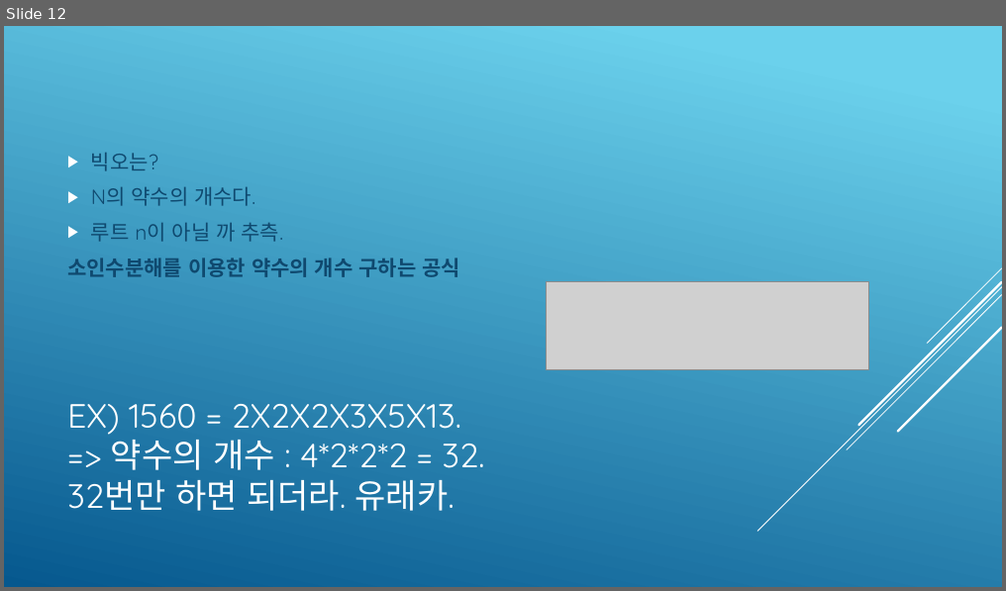
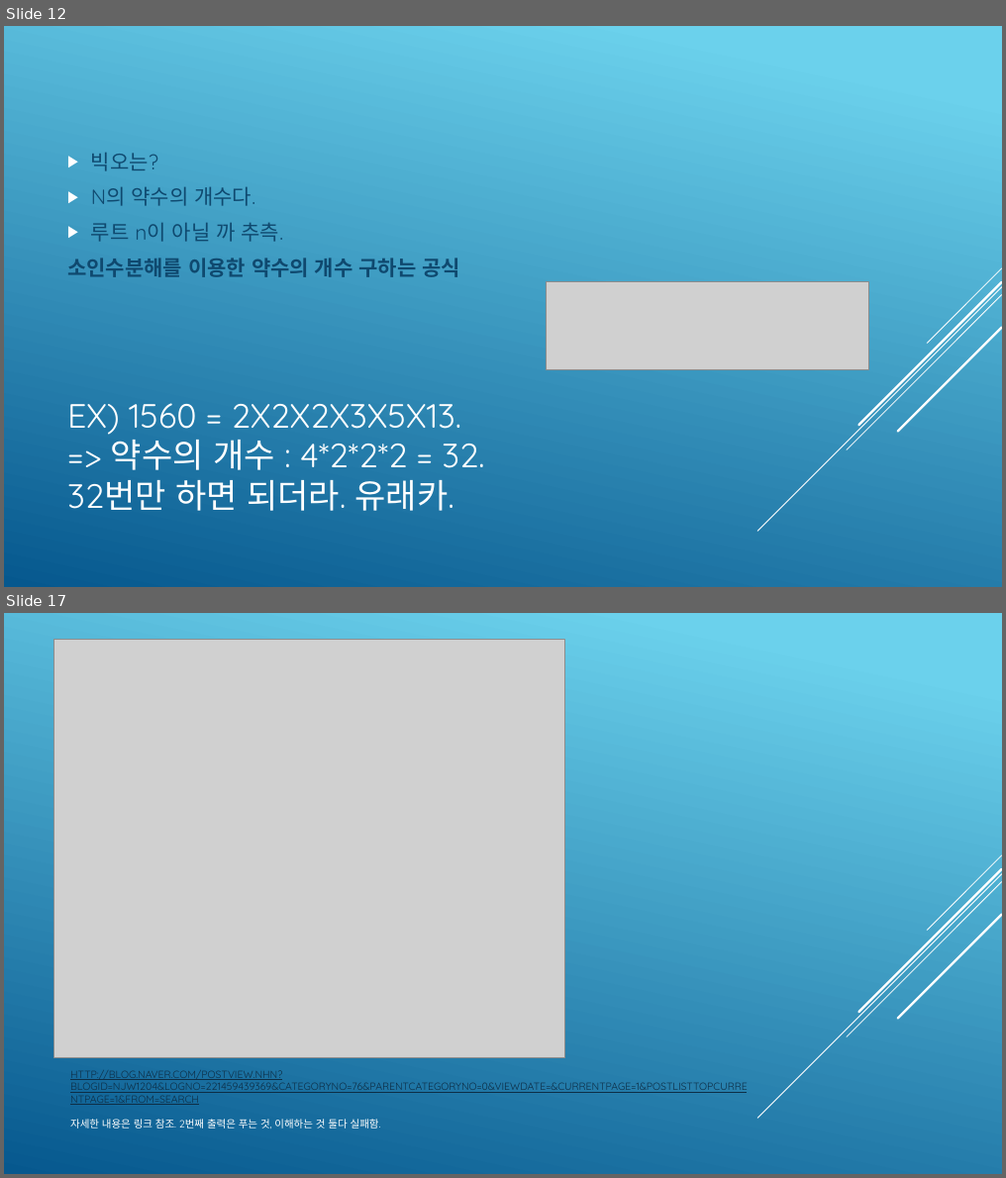
Before and after one commit to ckdgus0505/ACM, a slide deck: PPT 발표자료/UCPC_2018_예선/UCPC 2018 예선 이동석 풀이.pptx. Shown one above the other, each under a label of ours: slide 12 before the commit, slides 12 and 17 after it; the slides between them are not shown. The pictures are 1006x591 and 1006x1178 pixels, drawn with LibreOffice and Linux fonts; fonts in the diff are those of the drawing; grey boxes stand for pictures. Boxes give left, top, right and bottom in pixels: in the first picture for what was removed or moved away, otherwise in the second. Text is boxed around its words. In the diff, an @@ line names an element or a change of style, - is before the commit and + after.

```diff
--- a/PPT 발표자료/UCPC_2018_예선/UCPC 2018 예선 이동석 풀이.pptx
+++ b/PPT 발표자료/UCPC_2018_예선/UCPC 2018 예선 이동석 풀이.pptx
@@ slide 17 added at (4, 613, 1002, 1174), background gradient #6ED2EB to #06588E; not listed: 5 template elements that a slide beside it also shows @@
@@ picture added at (54, 639, 564, 1059) @@
@@ title added at (70, 1070, 747, 1129), 10 pt, text #0D2E46, underline @@
+HTTP://BLOG.NAVER.COM/POSTVIEW.NHN?BLOGID=NJW1204&LOGNO=221459439369&CATEGORYNO=76&PARENTCATEGORYNO=0&VIEWDATE=&CURRENTPAGE=1&POSTLISTTOPCURRENTPAGE=1&FROM=SEARCH
+자세한 내용은 링크 참조. 2번째 출력은 푸는 것, 이해하는 것 둘다 실패함.
```
Also in this commit, not shown: 4 other slides added, 2 other files.
